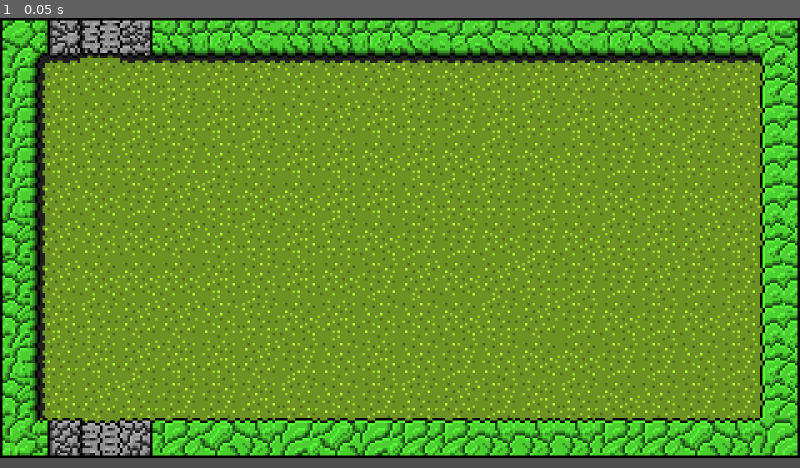
Above: before the commit, frame 1.
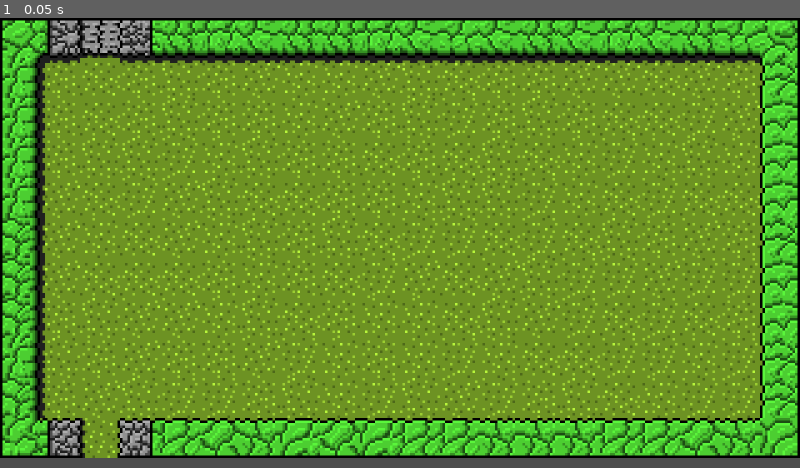
Above: after the commit, the same moment.

Repository: IRUSlan92I/Vegeconda
Game: Godot game, scene res://level.tscn
Two runs of this game, one before a commit and one after it. Both use one fixed random seed, a clock stepped at 60 frames per second and the inputs below.
Inputs:
- Up to frame 1 (0.05 s): no input

The runs differ from the first frame. In frame 1, 0.4% of the frame differs, in the area x 10-15%, y 89-98%.

Commit message:
Added collision boxes to level

Diff:
--- a/vegeconda/door.gd
+++ b/vegeconda/door.gd
@@ -28,6 +28,7 @@
 
 
 func _ready() -> void:
+    $CollisionShape2D.disabled = state == DoorState.OPENED
     _play_animation()
 
 
--- a/vegeconda/level.gd
+++ b/vegeconda/level.gd
@@ -91,6 +91,12 @@
     top_door.position = Vector2i(top_door_x,y)*16
     add_child(top_door)
 
+    $CollisionBoxTopLeft.shape.size.x = (top_door_x - 1) * 16
+    $CollisionBoxTopLeft.position.x += $CollisionBoxTopLeft.shape.size.x/2 - 8
+
+    $CollisionBoxTopRight.shape.size.x = (20 - top_door_x - 2) * 16
+    $CollisionBoxTopRight.position.x -= $CollisionBoxTopRight.shape.size.x/2 - 8
+
 
 func _create_bottom_door():
     const y = 10
@@ -100,6 +106,13 @@
 
     bottom_door = DOOR.instantiate()
     bottom_door.type = Door.DoorType.BOTTOM_DOOR
-    bottom_door.state = Door.DoorState.CLOSED
+    bottom_door.state = Door.DoorState.OPENED
     bottom_door.position = Vector2i(bottom_door_x,y)*16
     add_child(bottom_door)
+
+
+    $CollisionBoxBottomLeft.shape.size.x = (bottom_door_x - 1) * 16
+    $CollisionBoxBottomLeft.position.x += $CollisionBoxBottomLeft.shape.size.x/2 - 8
+
+    $CollisionBoxBottomRight.shape.size.x = (20 - bottom_door_x - 2) * 16
+    $CollisionBoxBottomRight.position.x -= $CollisionBoxBottomRight.shape.size.x/2 - 8
--- a/vegeconda/level.tscn
+++ b/vegeconda/level.tscn
@@ -1,8 +1,8 @@
-[gd_scene load_steps=7 format=3 uid="uid://c1h0h1viac0gy"]
+[gd_scene load_steps=13 format=3 uid="uid://c1h0h1viac0gy"]
 
 [ext_resource type="Script" path="res://level.gd" id="1_t0agp"]
 [ext_resource type="Texture2D" uid="uid://b6wbb26dayco1" path="res://data/images/Forest.png" id="2_acuqw"]
-[ext_resource type="Texture2D" uid="uid://cueeywtu6xdbv" path="res://data/images/Fierd.png" id="3_uas50"]
+[ext_resource type="Texture2D" uid="uid://cueeywtu6xdbv" path="res://data/images/Field.png" id="3_uas50"]
 
 [sub_resource type="TileSetAtlasSource" id="TileSetAtlasSource_ux773"]
 texture = ExtResource("2_acuqw")
@@ -54,8 +54,50 @@
 sources/0 = SubResource("TileSetAtlasSource_ux773")
 sources/1 = SubResource("TileSetAtlasSource_yfk20")
 
-[node name="Level" type="Node2D"]
+[sub_resource type="RectangleShape2D" id="RectangleShape2D_5p18l"]
+size = Vector2(16, 176)
+
+[sub_resource type="RectangleShape2D" id="RectangleShape2D_5hg31"]
+size = Vector2(16, 176)
+
+[sub_resource type="RectangleShape2D" id="RectangleShape2D_j8f03"]
+size = Vector2(16, 16)
+
+[sub_resource type="RectangleShape2D" id="RectangleShape2D_0blxn"]
+size = Vector2(16, 16)
+
+[sub_resource type="RectangleShape2D" id="RectangleShape2D_tnbqo"]
+size = Vector2(16, 16)
+
+[sub_resource type="RectangleShape2D" id="RectangleShape2D_531kt"]
+size = Vector2(16, 16)
+
+[node name="Level" type="StaticBody2D"]
 script = ExtResource("1_t0agp")
 
 [node name="TileMapLayer" type="TileMapLayer" parent="."]
 tile_set = SubResource("TileSet_e0bu0")
+
+[node name="CollisionBoxLeft" type="CollisionShape2D" parent="."]
+position = Vector2(8, 88)
+shape = SubResource("RectangleShape2D_5p18l")
+
+[node name="CollisionBoxRight" type="CollisionShape2D" parent="."]
+position = Vector2(312, 88)
+shape = SubResource("RectangleShape2D_5hg31")
+
+[node name="CollisionBoxTopLeft" type="CollisionShape2D" parent="."]
+position = Vector2(24, 8)
+shape = SubResource("RectangleShape2D_j8f03")
+
+[node name="CollisionBoxTopRight" type="CollisionShape2D" parent="."]
+position = Vector2(296, 8)
+shape = SubResource("RectangleShape2D_0blxn")
+
+[node name="CollisionBoxBottomLeft" type="CollisionShape2D" parent="."]
+position = Vector2(24, 168)
+shape = SubResource("RectangleShape2D_tnbqo")
+
+[node name="CollisionBoxBottomRight" type="CollisionShape2D" parent="."]
+position = Vector2(296, 168)
+shape = SubResource("RectangleShape2D_531kt")
Renamed: vegeconda/data/images/Fierd.png -> vegeconda/data/images/Field.png
Not shown, changed: vegeconda/data/images/Field.png.import
